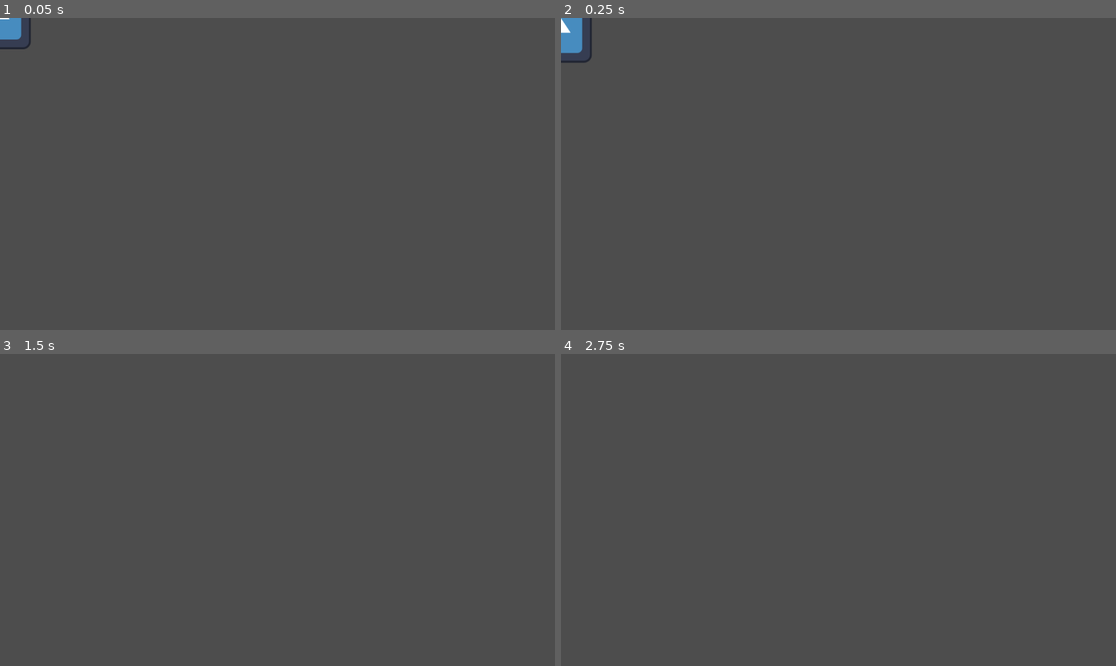
Above: before the commit, frames 1-4 (two rows, left to right).
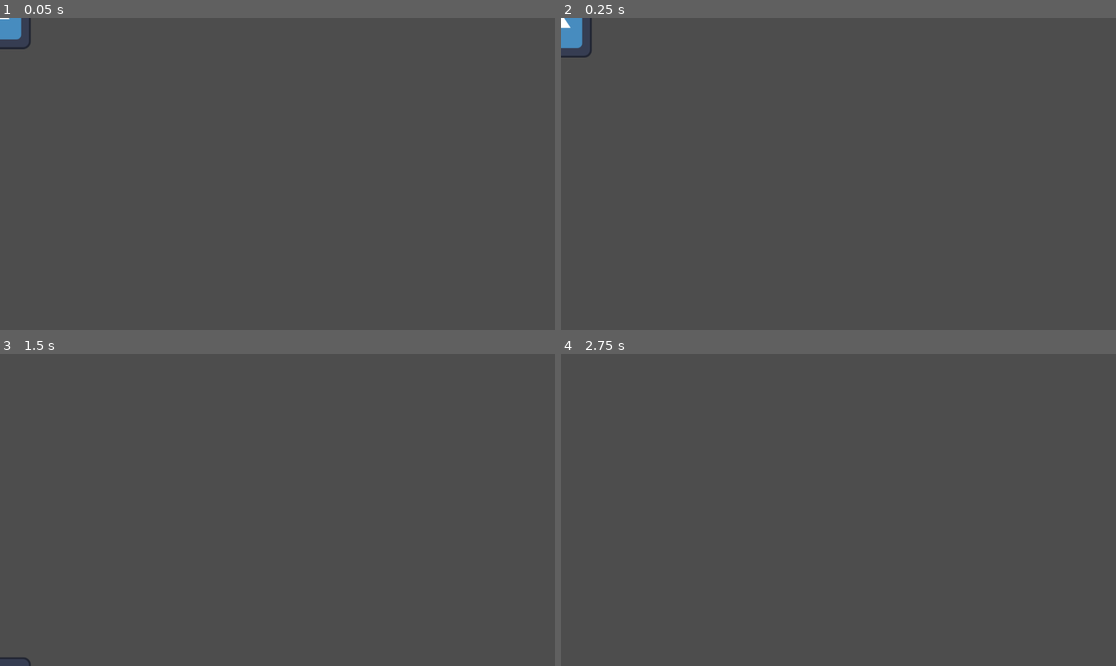
Above: after the commit, the same moments.

Repository: tessapower/ggj-2026
Game: Godot game, scene res://scenes/player/player.tscn
The game is run twice, just before and just after one commit, with the same random seed, the same clock (stepped at 60 frames per second) and the same inputs. The project has no main scene, so this scene is started directly. The engine's default icon, where the game draws it, is replaced by a stand-in: a white triangle on a blue panel in a dark square.
Inputs:
- Up to frame 1 (0.05 s): no input
- Up to frame 2 (0.25 s): no input
- Up to frame 3 (1.5 s): tap Enter (ui_accept) at 0.5, 0.6, 0.77, 1.07, 1.35 s; hold Right (ui_right) from 0.53 s (still down)
- Up to frame 4 (2.75 s): tap Enter (ui_accept) at 1.52, 1.82, 2, 2.1 s; release Right (ui_right) at 2.03 s; hold Left (ui_left) from 2.03 s (still down)

The runs differ from the first frame. In frame 1, less than 0.1% of the frame differs, in the area x 0-2%, y 0-1%; in frame 2, 0.2%, in the area x 0-6%, y 0-15%; in frame 3, less than 0.1%; in frame 4, nothing differs.

Commit message:
Added player state machine.
Directly imported from old game, includes some platformer niceness:
coyote time and jump buffer. The jumping attributes should be tuned for
this game.

I think next I might make a test scene with the player in it to make
sure that it works and does things?

Diff:
--- /dev/null
+++ b/platformer/scenes/player/falling.gd
@@ -0,0 +1,116 @@
+extends State
+
+signal landed
+
+@export_subgroup("Attributes")
+@export var air_speed: float = 60.0
+@export var jump_height: float = 28.0
+@export var time_to_jump_apex: float = 0.3
+@export var coyote_time: float = 0.16
+@export var jump_buffer_time: float = 0.10
+
+@export_subgroup("Nodes")
+@export var player: Player
+@export var sprite: Sprite2D
+
+@export_subgroup("States")
+@export var walking_state: State
+@export var jumping_state: State
+
+var jump_velocity: float = 0
+var half_jump_velocity: float = 0
+var normal_gravity: float = 0
+var float_gravity: float = 0
+var current_gravity: float = 0
+var coyote_time_counter: float = 0
+var is_still_holding_jump: bool = false
+var jump_buffer_counter: float = 0
+
+
+func _ready():
+	normal_gravity = (2 * jump_height) / (time_to_jump_apex ** 2)
+	float_gravity = normal_gravity / 2
+	current_gravity = normal_gravity
+	jump_velocity = -normal_gravity * time_to_jump_apex
+	half_jump_velocity = jump_velocity / 2
+
+
+func enter() -> void:
+	coyote_time_counter = 0
+	is_still_holding_jump = Input.is_action_pressed("jump")
+	current_gravity = normal_gravity
+	jump_buffer_counter = 0
+
+
+func exit() -> void:
+	sprite.rotation = 0
+
+
+func process(_delta) -> State:
+	if player.velocity.y != 0:
+		sprite.rotation = sign(player.velocity.x) * (player.velocity.y / 200) * .1
+
+	return null
+
+
+func physics_process(delta) -> State:
+	var was_on_floor = player.is_on_floor()
+	var old_vel_y = player.velocity.y
+
+	player.velocity.y += current_gravity * delta
+	coyote_time_counter += delta
+
+	var direction = Input.get_axis("left", "right")
+	if direction:
+		player.velocity.x = direction * air_speed
+	else:
+		player.velocity.x = move_toward(player.velocity.x, 0, air_speed)
+
+	# Jump buffer.
+	if jump_buffer_counter > 0:
+		jump_buffer_counter -= delta
+
+	if Input.is_action_just_pressed("jump") and player.velocity.y > 0:
+		jump_buffer_counter = jump_buffer_time
+
+
+	# Coyote time.
+	if Input.is_action_just_pressed("jump") and player.velocity.y >= 0 and coyote_time_counter < coyote_time:
+		return jumping_state
+
+
+	# Floaty peaks.
+	if is_still_holding_jump and !Input.is_action_pressed("jump"):
+		is_still_holding_jump = false
+
+	if Input.is_action_pressed("jump") and old_vel_y < 0 and player.velocity.y > 0 and is_still_holding_jump:
+		current_gravity = float_gravity
+
+	if !Input.is_action_pressed("jump") and current_gravity == float_gravity:
+		current_gravity = normal_gravity
+
+
+	# Responsive jump.
+	if !Input.is_action_pressed("jump") and player.velocity.y < half_jump_velocity:
+		player.velocity.y = half_jump_velocity
+
+
+	# Double-jump.
+	if Input.is_action_just_pressed("jump") and !player.has_double_jumped and player.can_double_jump:
+		player.has_double_jumped = true
+		return jumping_state
+
+
+	player.move_and_slide()
+
+
+	# Did we land?
+	if !was_on_floor and player.is_on_floor():
+		landed.emit()
+		# Are we in time to hit the jump buffer?
+		if jump_buffer_counter > 0:
+			return jumping_state
+		else:
+			return walking_state
+
+	return null
--- /dev/null
+++ b/platformer/scenes/player/jumping.gd
@@ -0,0 +1,28 @@
+extends State
+
+signal jumped
+
+@export_subgroup("Attributes")
+@export var jump_height: float = 28.0
+@export var time_to_jump_apex: float = 0.3
+
+@export_subgroup("Nodes")
+@export var player: Player
+
+@export_subgroup("States")
+@export var falling_state: State
+
+var jump_velocity: float = 0
+var normal_gravity: float = 0
+
+
+func _ready():
+	normal_gravity = (2 * jump_height) / (time_to_jump_apex ** 2)
+	jump_velocity = -normal_gravity * time_to_jump_apex
+
+
+func physics_process(_delta) -> State:
+	player.velocity.y = jump_velocity
+	jumped.emit()
+	player.move_and_slide()
+	return falling_state
--- a/platformer/scenes/player/player.gd
+++ b/platformer/scenes/player/player.gd
@@ -1,25 +1,4 @@
-extends CharacterBody2D
+class_name Player extends CharacterBody2D
 
-
-const SPEED = 300.0
-const JUMP_VELOCITY = -400.0
-
-
-func _physics_process(delta: float) -> void:
-	# Add the gravity.
-	if not is_on_floor():
-		velocity += get_gravity() * delta
-
-	# Handle jump.
-	if Input.is_action_just_pressed("ui_accept") and is_on_floor():
-		velocity.y = JUMP_VELOCITY
-
-	# Get the input direction and handle the movement/deceleration.
-	# As good practice, you should replace UI actions with custom gameplay actions.
-	var direction := Input.get_axis("ui_left", "ui_right")
-	if direction:
-		velocity.x = direction * SPEED
-	else:
-		velocity.x = move_toward(velocity.x, 0, SPEED)
-
-	move_and_slide()
+var can_double_jump := true
+var has_double_jumped := false
--- a/platformer/scenes/player/player.tscn
+++ b/platformer/scenes/player/player.tscn
@@ -2,6 +2,10 @@
 
 [ext_resource type="Script" uid="uid://dw8l3skd2w60k" path="res://scenes/player/player.gd" id="1_dovo2"]
 [ext_resource type="Texture2D" uid="uid://bqjwrbgnbf5tn" path="res://icon.svg" id="2_gmlin"]
+[ext_resource type="Script" uid="uid://ces1l31ocbax6" path="res://scripts/stateMachine/state_machine.gd" id="3_gmlin"]
+[ext_resource type="Script" uid="uid://cvdqwf1iena3f" path="res://scenes/player/walking.gd" id="4_75vfm"]
+[ext_resource type="Script" uid="uid://cwwplm58suixx" path="res://scenes/player/jumping.gd" id="5_0owmy"]
+[ext_resource type="Script" uid="uid://do588qbhxbexg" path="res://scenes/player/falling.gd" id="6_qek5x"]
 
 [sub_resource type="RectangleShape2D" id="RectangleShape2D_lvxji"]
 size = Vector2(128, 128)
@@ -14,3 +18,25 @@
 
 [node name="Sprite2D" type="Sprite2D" parent="." unique_id=1250952821]
 texture = ExtResource("2_gmlin")
+
+[node name="StateMachine" type="Node" parent="." unique_id=1475615927 node_paths=PackedStringArray("initial_state")]
+script = ExtResource("3_gmlin")
+initial_state = NodePath("Walking")
+
+[node name="Walking" type="Node" parent="StateMachine" unique_id=796255361 node_paths=PackedStringArray("player", "falling_state", "jumping_state")]
+script = ExtResource("4_75vfm")
+player = NodePath("../..")
+falling_state = NodePath("../Falling")
+jumping_state = NodePath("../Jumping")
+
+[node name="Jumping" type="Node" parent="StateMachine" unique_id=1316348679 node_paths=PackedStringArray("player", "falling_state")]
+script = ExtResource("5_0owmy")
+player = NodePath("../..")
+falling_state = NodePath("../Falling")
+
+[node name="Falling" type="Node" parent="StateMachine" unique_id=2015065363 node_paths=PackedStringArray("player", "sprite", "walking_state", "jumping_state")]
+script = ExtResource("6_qek5x")
+player = NodePath("../..")
+sprite = NodePath("../../Sprite2D")
+walking_state = NodePath("../Walking")
+jumping_state = NodePath("../Jumping")
--- /dev/null
+++ b/platformer/scenes/player/walking.gd
@@ -0,0 +1,36 @@
+extends State
+
+@export_subgroup("Attributes")
+@export var groundSpeed = 60.0
+@export var gravity = 60.0 # Not the real gravity
+
+@export_subgroup("Nodes")
+@export var player: Player
+
+@export_subgroup("States")
+@export var falling_state: State
+@export var jumping_state: State
+
+func enter() -> void:
+	player.has_double_jumped = false
+
+
+func physics_process(delta) -> State:
+	# Gravity.
+	player.velocity.y += gravity * delta
+
+	var direction = Input.get_axis("left", "right")
+	if direction:
+		player.velocity.x = direction * groundSpeed
+	else:
+		player.velocity.x = move_toward(player.velocity.x, 0, groundSpeed)
+
+	if Input.is_action_just_pressed("jump") and player.is_on_floor():
+		return jumping_state
+
+	player.move_and_slide()
+
+	if not player.is_on_floor():
+		return falling_state
+
+	return null
Not shown, added: platformer/scenes/player/falling.gd.uid
Not shown, added: platformer/scenes/player/jumping.gd.uid
Not shown, added: platformer/scenes/player/walking.gd.uid
